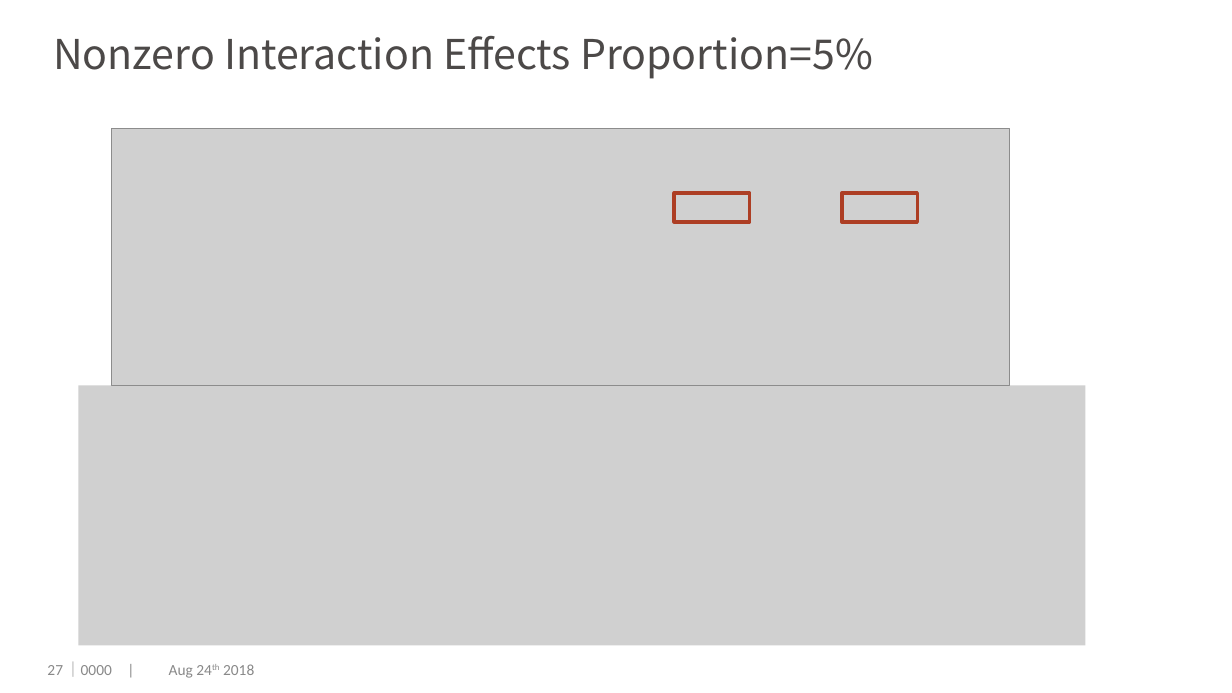
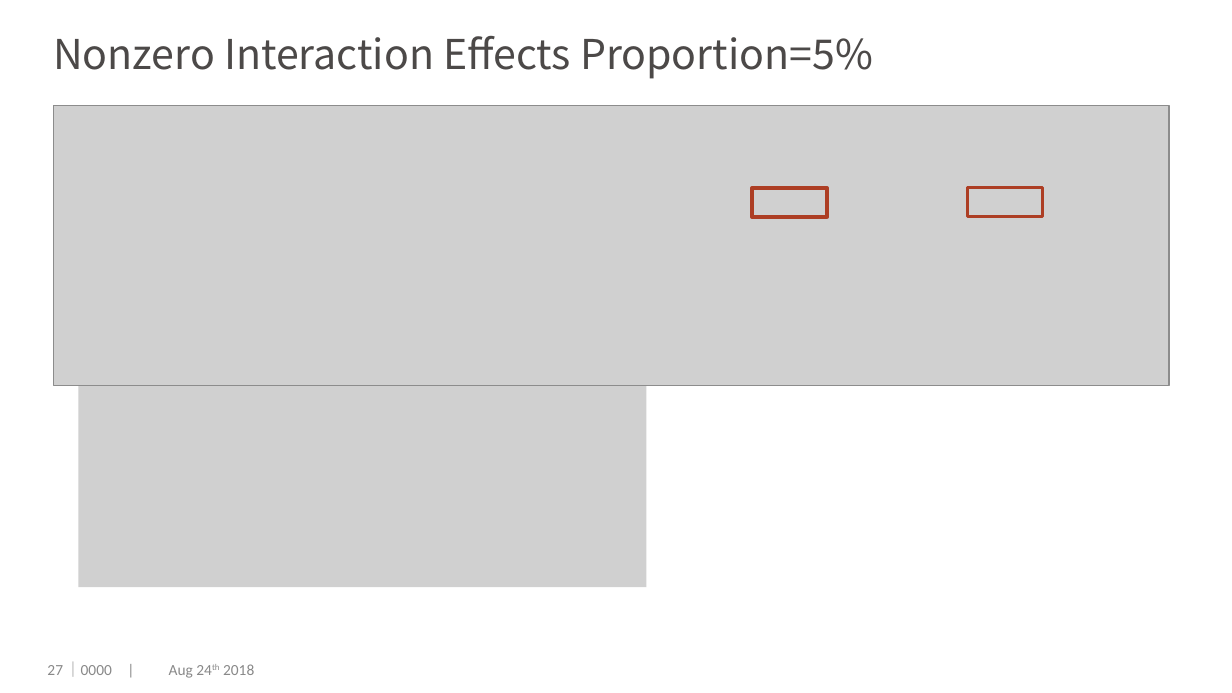
Before and after one commit to dengwx11/GroupLasso, a slide deck: slide 28 of manu & slides/Final.pptx. Drawn at 1232x693 pixels with LibreOffice and Linux fonts; fonts in the diff are those of the drawing; grey boxes stand for pictures; background and template pictures are left out. Boxes give left, top, right and bottom in pixels: in the first picture for what was removed or moved away, otherwise in the second. Text is boxed around its words. In the diff, an @@ line names an element or a change of style, - is before the commit and + after.

```diff
--- a/manu & slides/Final.pptx
+++ b/manu & slides/Final.pptx
@@ picture: place and size @@
-picture at (112,128,1010,384)
+picture at (53,106,1169,386)
@@ rectangle: place and size @@
-rectangle at (674,193,749,223)
+rectangle at (752,188,827,218)
@@ rectangle: place and size @@
-rectangle at (841,193,917,223)
+rectangle at (967,187,1042,217)
@@ picture: place and size @@
-picture at (79,386,1085,646)
+picture at (79,386,647,588)
```
Also in this commit, not shown: 9 other slides changed, 2 slides added, 5 slides removed, 17 other files.
